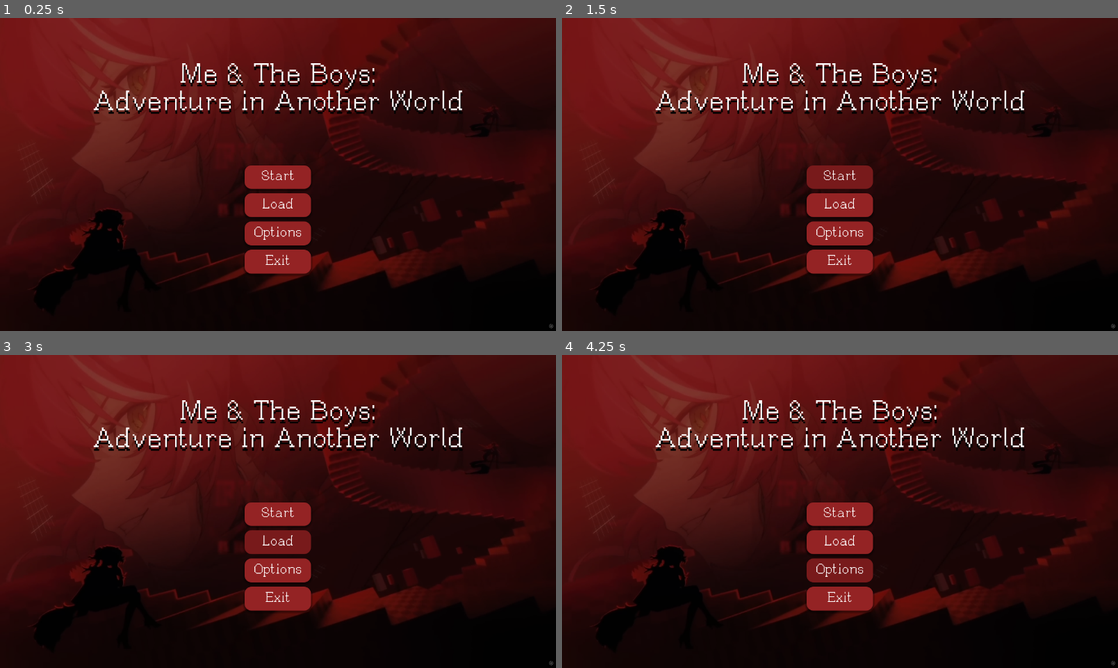
Above: before the commit, frames 1-4 (two rows, left to right).
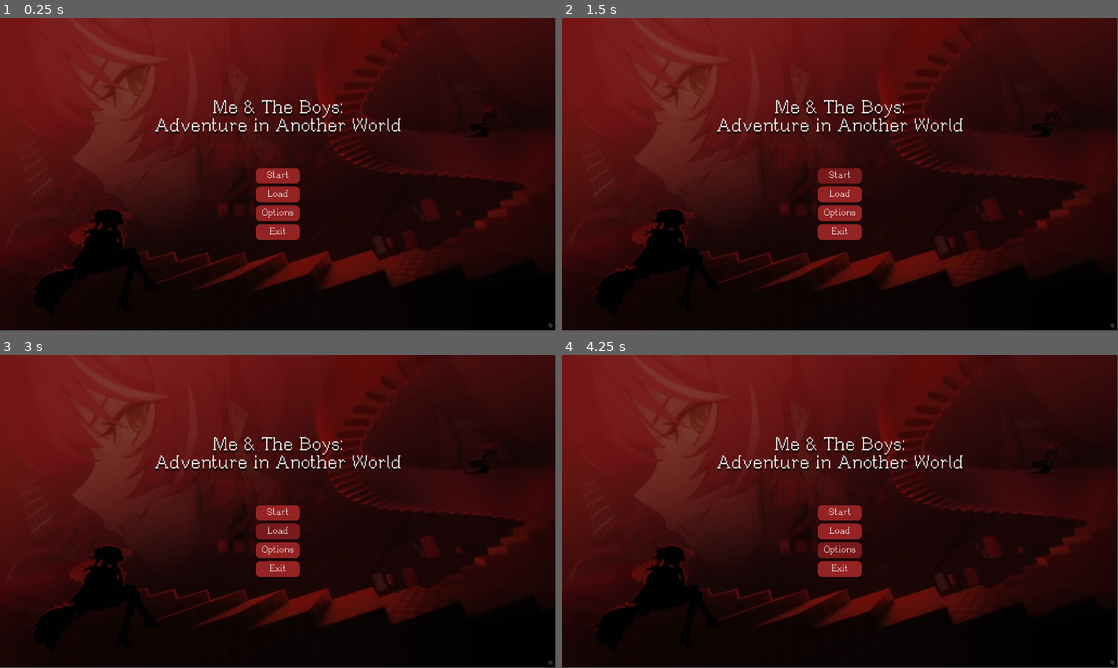
Above: after the commit, the same moments.

Repository: ShinPurinn/MTBAAW
Game: Godot game, scene res://scenes/menus/main_menu/main_menu.tscn
Same seed, same stepped clock (60 frames per second), same inputs: the game is played once before the commit and once after it. The project has no main scene, so this scene is started directly.
Inputs:
- Up to frame 1 (0.25 s): no input
- Up to frame 2 (1.5 s): click "Start" at 0.5 s; click "Start" at 1.25 s
- Up to frame 3 (3 s): click "Start" at 2 s; click "Load" at 2.75 s
- Up to frame 4 (4.25 s): click "Options" at 3.5 s
The window is 800x450 before the commit and 799x449 after it. Grey fills any space a smaller window leaves; there, only what the larger window draws over its background counts as a difference.

The runs differ from the first frame. In frame 1, 6.5% of the frame differs, in the area x 0-100%, y 0-100%; in frame 2, 6.5%; in frame 3, 6.7%; in frame 4, 7.0%.

Commit message:
Update window size and main menu layout
Changed the default window size to 1920x1080, enabled borderless mode, and set window mode to 2 in project settings. Updated main menu scene anchors and layout to better fit the new resolution.

Diff:
--- a/project.godot
+++ b/project.godot
@@ -16,13 +16,16 @@
 
 [display]
 
-window/size/viewport_width=1280
-window/size/viewport_height=720
+window/size/viewport_width=1920
+window/size/viewport_height=1080
+window/size/mode=2
+window/size/borderless=true
 
 [dotnet]
 
 project/assembly_name="Me & The Boys- Adventure in Another World"
 
-[rendering]
+[physics]
 
-renderer/rendering_method="mobile"
+2d/run_on_separate_thread=true
+3d/run_on_separate_thread=true
--- a/scenes/menus/main_menu/main_menu.tscn
+++ b/scenes/menus/main_menu/main_menu.tscn
@@ -37,10 +37,9 @@
 
 [node name="MainMenu" type="Control"]
 layout_mode = 3
-anchor_right = 1.11111
-anchor_bottom = 1.11111
-offset_right = -142.222
-offset_bottom = -79.9992
+anchors_preset = 15
+anchor_right = 1.0
+anchor_bottom = 1.0
 grow_horizontal = 2
 grow_vertical = 2
 script = ExtResource("1_gm7d7")
